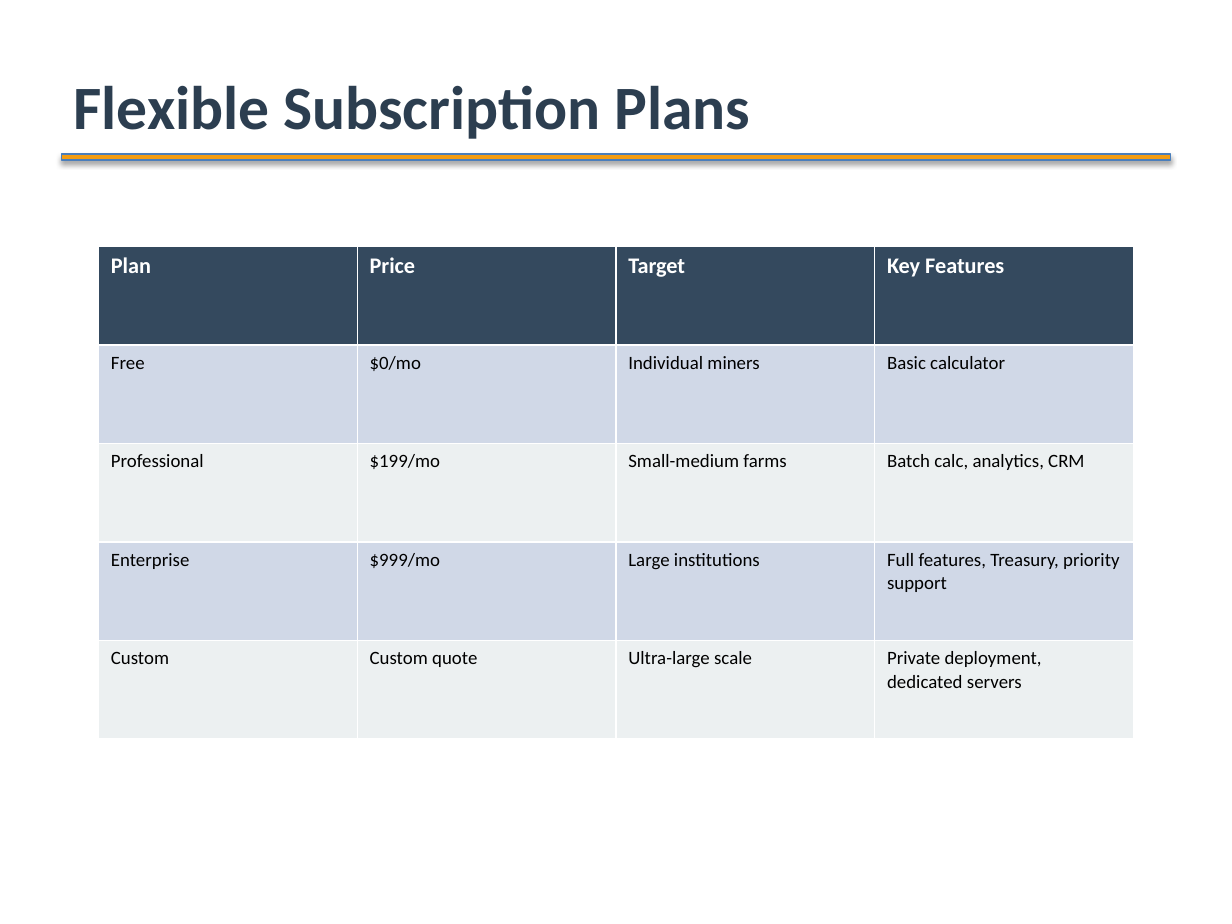
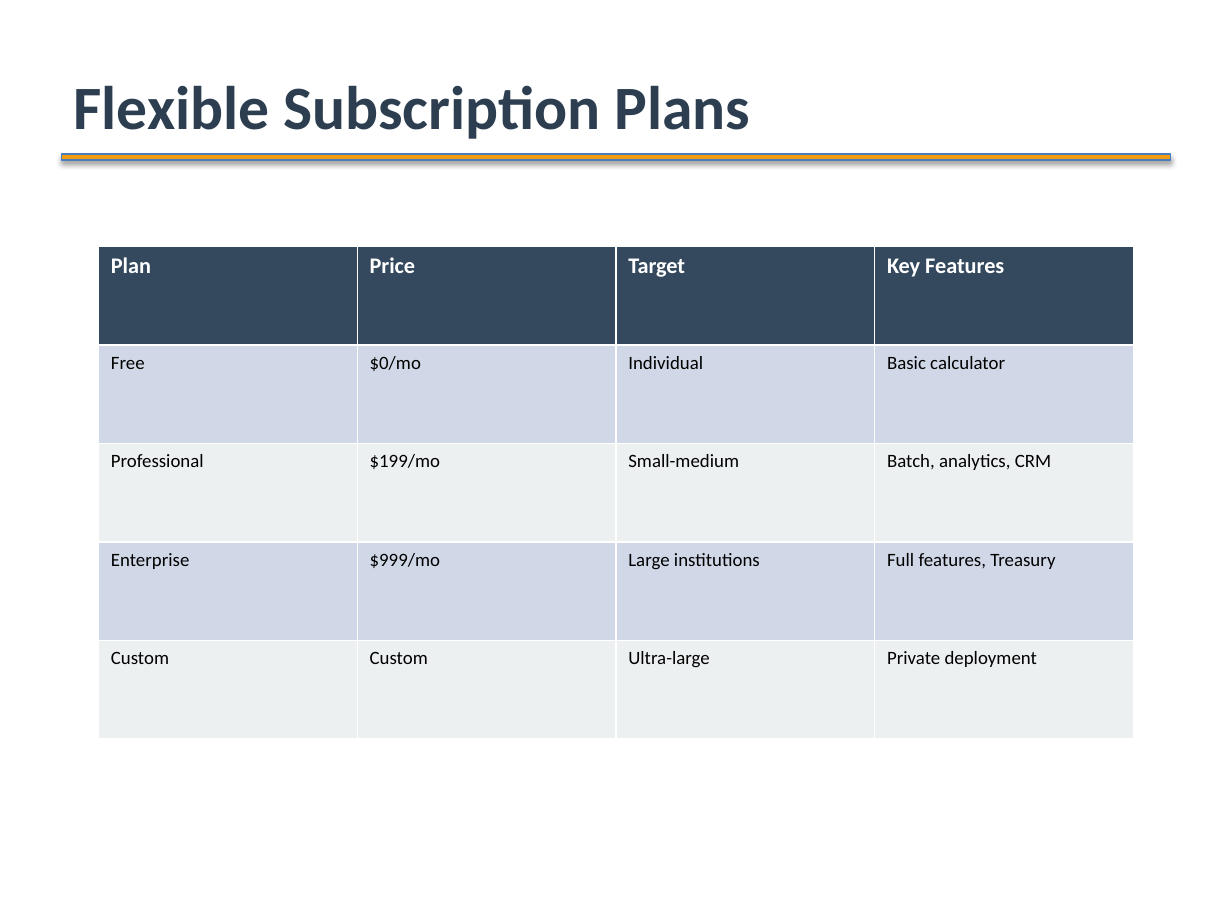
Before and after one commit to ArabotHXL/BTC_project, a slide deck: slide 8 of HashInsight_Product_Introduction_EN.pptx. Drawn at 1232x924 pixels with LibreOffice and Linux fonts; fonts in the diff are those of the drawing. Boxes give left, top, right and bottom in pixels: in the first picture for what was removed or moved away, otherwise in the second. Text is boxed around its words. In the diff, an @@ line names an element or a change of style, - is before the commit and + after.

```diff
--- a/HashInsight_Product_Introduction_EN.pptx
+++ b/HashInsight_Product_Introduction_EN.pptx
@@ table at (x1=99, y1=246, x2=1133, y2=739) @@
-row 2, column 3: Individual miners
+row 2, column 3: Individual
-row 3, column 3: Small-medium farms
+row 3, column 3: Small-medium
-row 3, column 4: Batch calc, analytics, CRM
+row 3, column 4: Batch, analytics, CRM
-row 4, column 4: Full features, Treasury, priority support
+row 4, column 4: Full features, Treasury
-row 5: Custom | Custom quote | Ultra-large scale | Private deployment, dedicated servers
+row 5: Custom | Custom | Ultra-large | Private deployment
```
Also in this commit, not shown: 6 other slides changed, 1 slide added, 1 slide removed, 3 other files.
